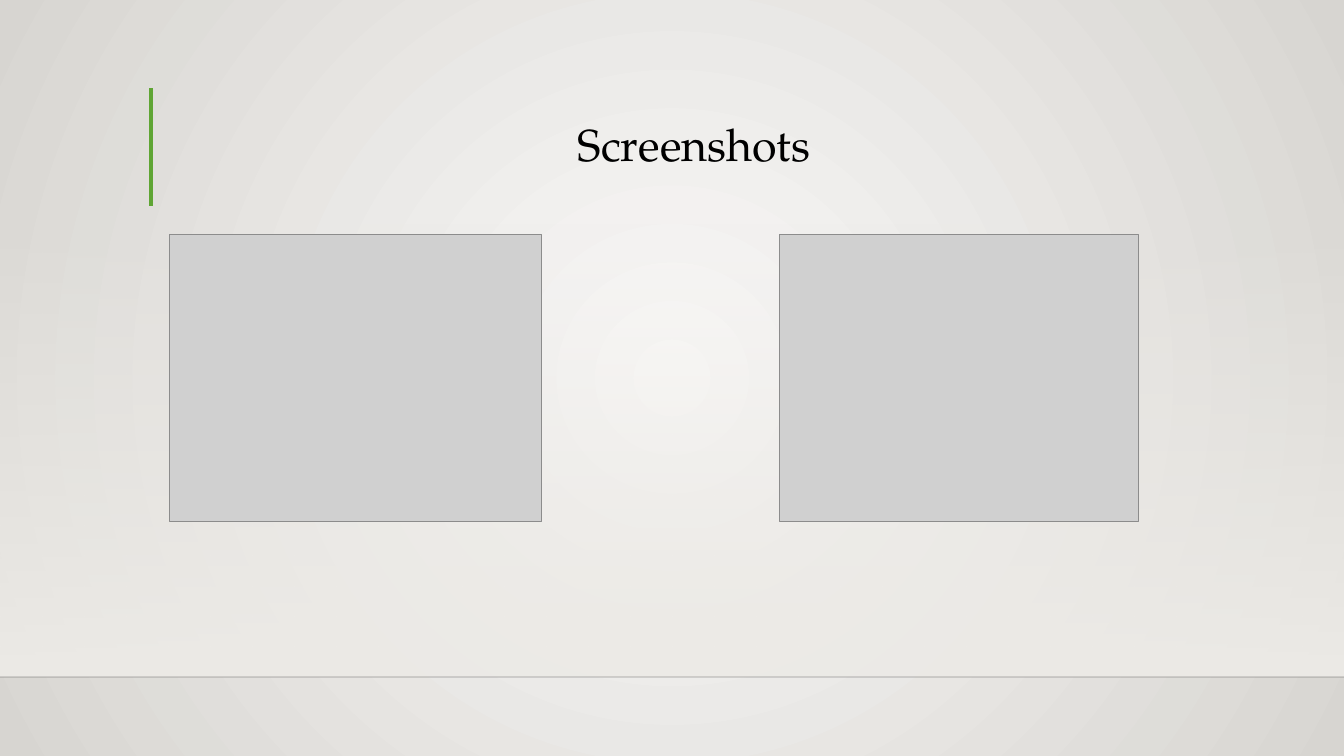
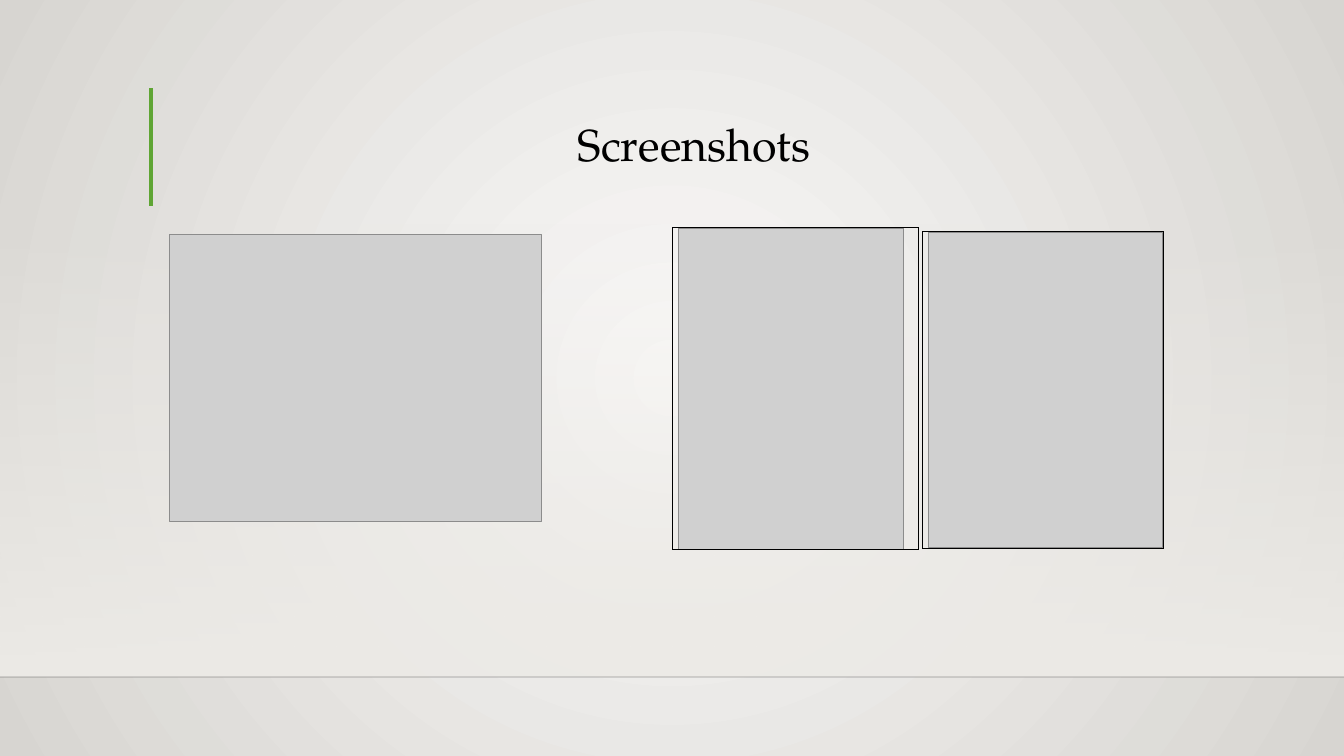
Before and after one commit to batch-B3/Biometric-Finger-Vein-Authentication-Using-Deep-Learning-Algorithm, a slide deck: slide 20 of Project Documents/Batch 3 PPT.pptx. Drawn at 1344x756 pixels with LibreOffice and Linux fonts; fonts in the diff are those of the drawing; grey boxes stand for pictures; background and template pictures are left out. Boxes give left, top, right and bottom in pixels: in the first picture for what was removed or moved away, otherwise in the second. Text is boxed around its words. In the diff, an @@ line names an element or a change of style, - is before the commit and + after.

```diff
--- a/Project Documents/Batch 3 PPT.pptx
+++ b/Project Documents/Batch 3 PPT.pptx
@@ rectangle added at (673,228,919,551), outline #000000 0.75 pt @@
@@ picture added at (679,228,904,549) @@
@@ rectangle added at (923,232,1165,549), outline #000000 0.75 pt @@
@@ picture: place and size @@
-picture at (780,235,1139,521)
+picture at (929,232,1164,547)
```
Also in this commit, not shown: 9 other slides changed, 1 other file.
